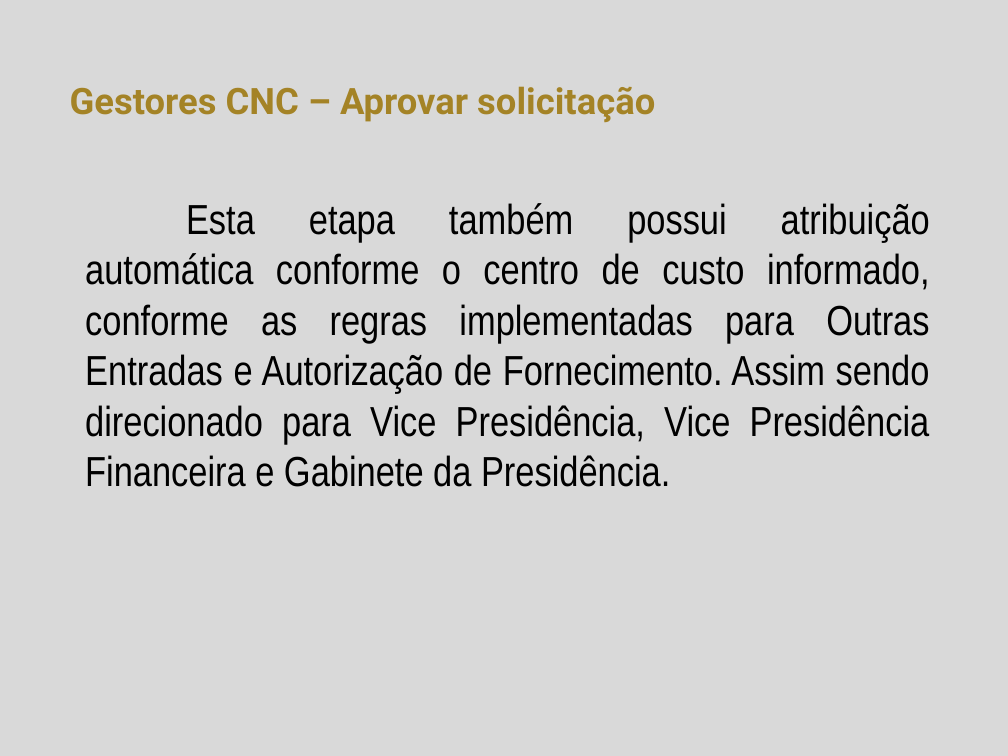
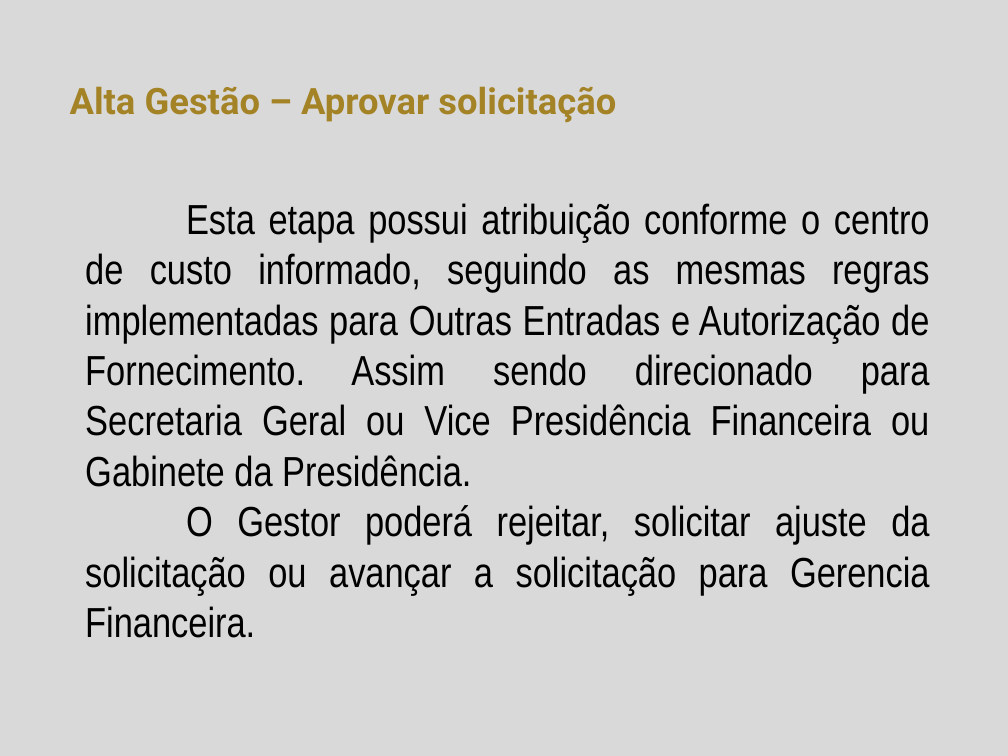
Before and after one commit to herickfreitas/Fluig_RM_MovMovimentoTBCData, a slide deck: slide 7 of Reembolso de despesas.pptx. Drawn at 1008x756 pixels with LibreOffice and Linux fonts; fonts in the diff are those of the drawing; background and template pictures are left out. Boxes give left, top, right and bottom in pixels: in the first picture for what was removed or moved away, otherwise in the second. Text is boxed around its words. In the diff, an @@ line names an element or a change of style, - is before the commit and + after.

Commit message:
Implementando devolução para ajustes

```diff
--- a/Reembolso de despesas.pptx
+++ b/Reembolso de despesas.pptx
@@ title at <box>70,86,616,122</box>: text changed @@
-Gestores CNC – Aprovar solicitação
+Alta Gestão – Aprovar solicitação
@@ text at <box>85,203,930,638</box>: text changed @@
-Esta etapa também possui atribuição automática conforme o centro de custo informado, conforme as regras implementadas para Outras Entradas e Autorização de Fornecimento. Assim sendo direcionado para Vice Presidência, Vice Presidência Financeira e Gabinete da Presidência.
+Esta etapa possui atribuição conforme o centro de custo informado, seguindo as mesmas regras implementadas para Outras Entradas e Autorização de Fornecimento. Assim sendo direcionado para Secretaria Geral ou Vice Presidência Financeira ou Gabinete da Presidência.
+O Gestor poderá rejeitar, solicitar ajuste da solicitação ou avançar a solicitação para Gerencia Financeira.
```
Also in this commit, not shown: 5 other slides changed, 6 other files.
